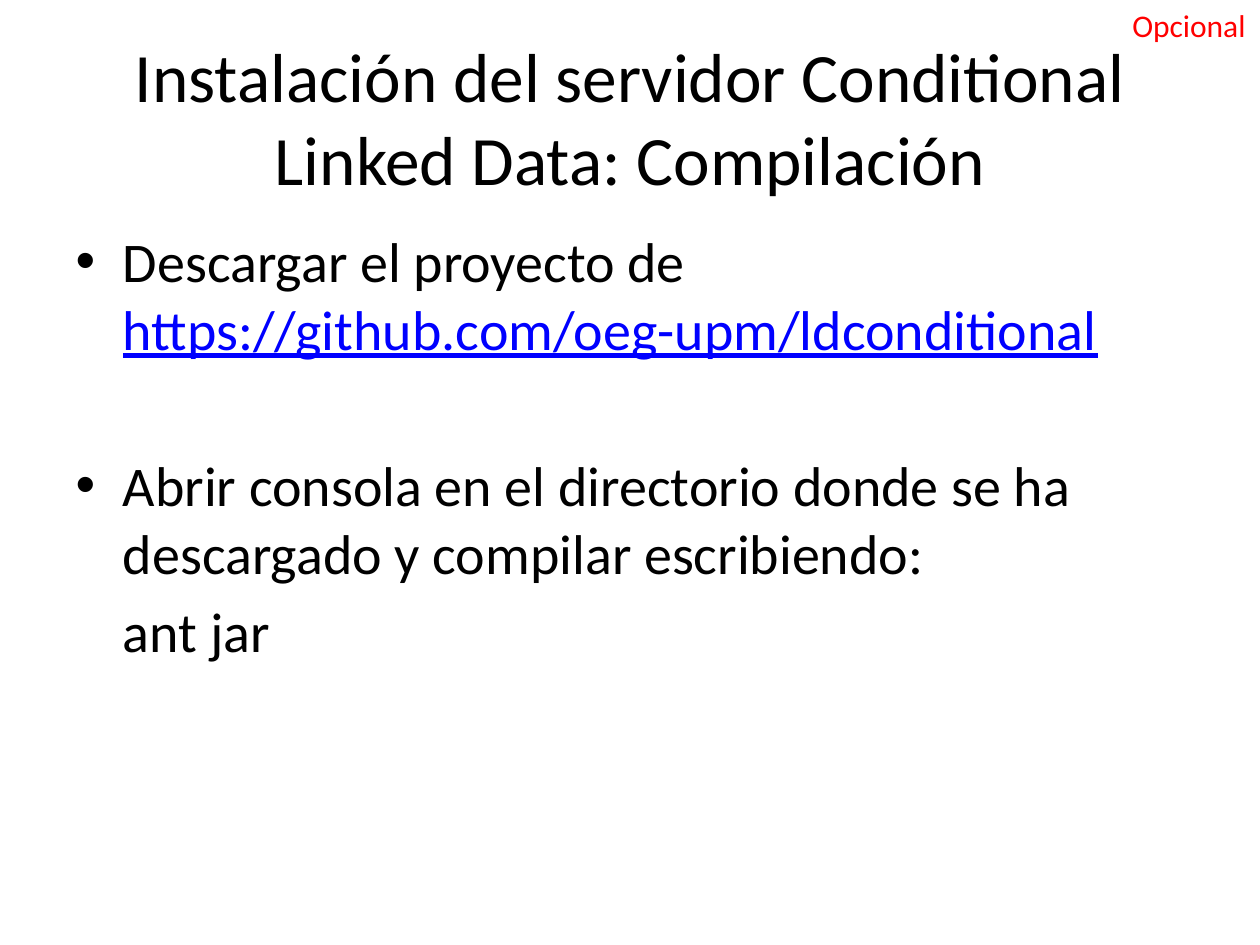
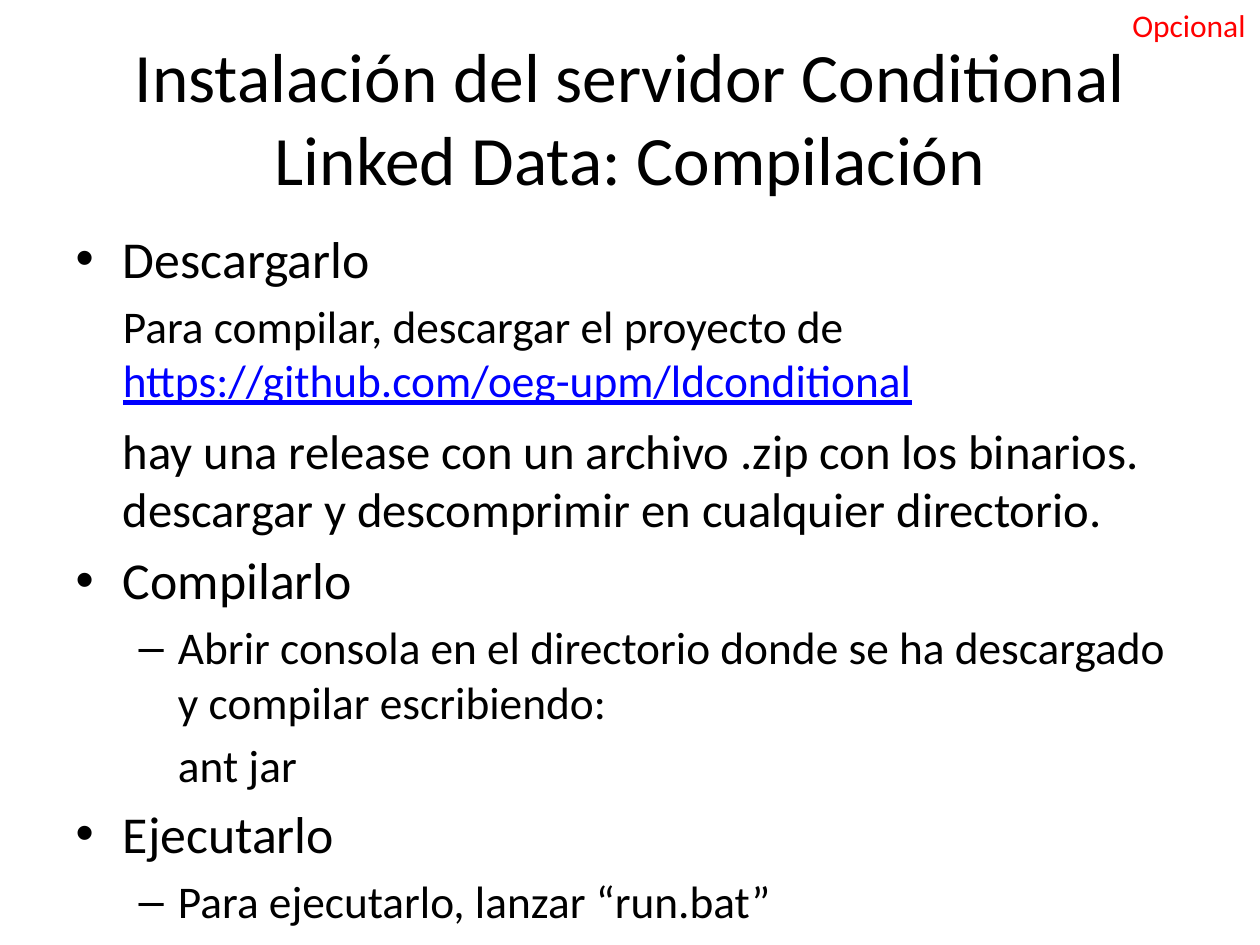
Before and after one commit to oeg-upm/licensius, a slide deck: slide 9 of doc/conditional.pptx (slide 5 before the commit). Drawn at 1260x945 pixels with LibreOffice and Linux fonts; fonts in the diff are those of the drawing. Boxes give left, top, right and bottom in pixels: in the first picture for what was removed or moved away, otherwise in the second. Text is boxed around its words. In the diff, an @@ line names an element or a change of style, - is before the commit and + after.

```diff
--- a/doc/conditional.pptx
+++ b/doc/conditional.pptx
@@ text at [123, 242, 1138, 608]: text changed; size 32 to 27.8 pt; text colour #0000FF to #000000 @@
-• Descargar el proyecto de https://github.com/oeg-upm/ldconditional
+• Descargarlo
+  Para compilar, descargar el proyecto de https://github.com/oeg-upm/ldconditional
+hay una release con un archivo .zip con los binarios. descargar y descomprimir en cualquier directorio.
+• Compilarlo
@@ text at [178, 632, 1165, 790]: size 32 to 25.9 pt in "Abrir consola en el directorio donde se ...", "ant jar"; bullet • to –; list level 1 to 2 in "Abrir consola en el directorio ..."; list level 1 to 2 in "ant jar" @@
@@ text at [123, 817, 334, 862]: paragraphs added @@
+• Ejecutarlo
+  – Para ejecutarlo, lanzar “run.bat”
```
Also in this commit, not shown: 3 other slides changed, 17 slides added, 1 slide removed, 4 other files.
